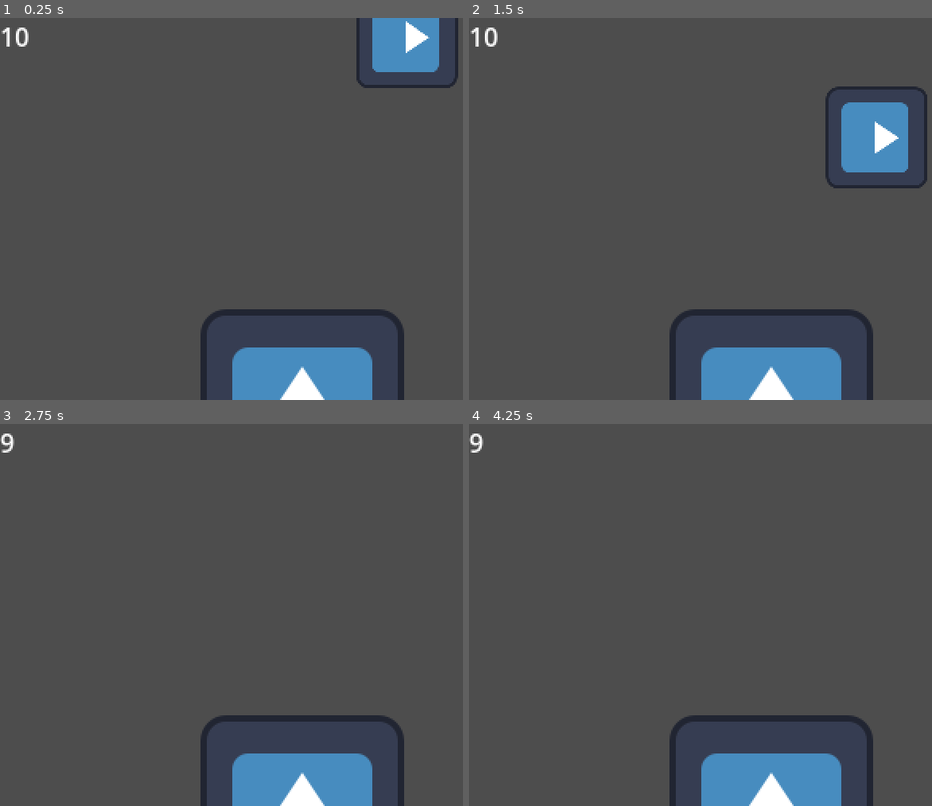
Above: before the commit, frames 1-4 (two rows, left to right).
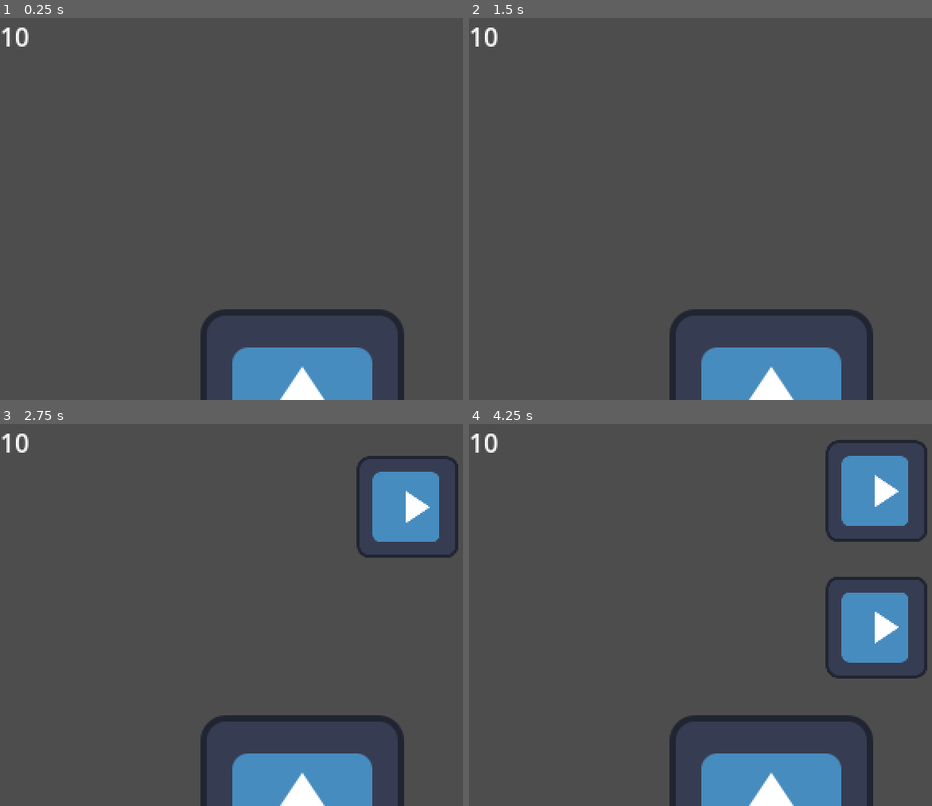
Above: after the commit, the same moments.

Repository: Sodaro/GMTKJam2024
Game: Godot game, scene res://world/world.tscn
Two runs of this game, one before a commit and one after it. Both use one fixed random seed, a clock stepped at 60 frames per second and the inputs below. The engine's default icon, where the game draws it, is replaced by a stand-in: a white triangle on a blue panel in a dark square.
Inputs:
- Up to frame 1 (0.25 s): no input
- Up to frame 2 (1.5 s): no input
- Up to frame 3 (2.75 s): no input
- Up to frame 4 (4.25 s): no input

The runs differ from the first frame. In frame 1, 2.4% of the frame differs, in the area x 76-99%, y 0-19%; in frame 2, 3.3%; in frame 3, 3.5%; in frame 4, 6.8%, in the area x 0-99%, y 2-67%.

Commit message:
Added WaveManager

Diff:
--- a/castle/castle_core.gd
+++ b/castle/castle_core.gd
@@ -6,13 +6,16 @@
 var _health: float = 10
 # Called when the node enters the scene tree for the first time.
 func _ready() -> void:
-	pass # Replace with function body.
+	%WaveManager.on_enemy_castle_reached.connect(_enemy_reached)
 
 
 # Called every frame. 'delta' is the elapsed time since the previous frame.
 func _process(delta: float) -> void:
 	pass
 
+func _enemy_reached(enemy: BaseEnemy) -> void:
+	take_damage(1.0)
+
 func take_damage(amount: float) -> void:
 	var old_amount: float = _health
 	_health -= amount
--- a/core/game_world.gd
+++ b/core/game_world.gd
@@ -11,4 +11,3 @@
 
 func _on_blob_enemy_reached_castle(damage: float) -> void:
 	%CastleCore.take_damage(damage)
-	pass # Replace with function body.
--- a/enemies/enemy_base.gd
+++ b/enemies/enemy_base.gd
@@ -3,7 +3,7 @@
 class_name BaseEnemy
 
 var health: float = 10.0
-signal reached_castle(damage: float)
+signal reached_castle(enemy: BaseEnemy)
 # Called when the node enters the scene tree for the first time.
 func _ready() -> void:
 	pass # Replace with function body.
@@ -12,7 +12,7 @@
 func _process(delta: float) -> void:
 	progress += delta * 50
 	if progress_ratio >= 1.0:
-		reached_castle.emit(1.0)
+		reached_castle.emit(self)
 		queue_free()
 
 func take_damage(amount: float) -> void:
--- /dev/null
+++ b/world/wave_manager.gd
@@ -0,0 +1,76 @@
+extends Node
+
+signal on_enemy_castle_reached(enemy : BaseEnemy)
+
+var _current_wave_number: int = 0
+var _enemies_to_spawn: int = 0
+var _current_spawn_interval: float = 0.0
+var _spawn_timer: float = 0.0
+
+var enemy_scene: Resource = load("res://enemies/blob_enemy.tscn")
+@export var enemy_path: Path2D
+
+# Enemy growth-related
+@export var start_enemies: int = 5
+@export var growth_rate: float = 0.2
+@export var difficulty_modifier: float = 1.0
+@export var randomness_factor: float = 0.1
+
+# Timing-related
+@export var max_spawn_time: float = 30.0
+@export var base_spawn_time: float = 10.0
+@export var spawn_time_scaling_factor: float = 0.1
+
+func restart() -> void:
+	_current_wave_number = 0
+	_enemies_to_spawn = 0
+	_current_spawn_interval = 0
+	_spawn_timer = 0
+
+func next_wave() -> void:
+	_current_wave_number += 1
+	_spawn_timer = 0
+	_enemies_to_spawn += _get_number_of_base_enemies(_current_wave_number)
+	_current_spawn_interval = _get_spawn_interval(_enemies_to_spawn, _current_wave_number)
+
+func _spawn_base_enemies() -> void:
+	var number_of_base_enemies: int = _get_number_of_base_enemies(_current_wave_number)
+	for index in range(number_of_base_enemies):
+		print("Enemy iteration: ", index)
+
+func _get_spawn_interval(enemies_count: int, wave_number: int) -> float:
+	var wave_spawn_time: float = base_spawn_time + (wave_number * spawn_time_scaling_factor)
+	wave_spawn_time = min(wave_spawn_time, max_spawn_time)
+	return wave_spawn_time / enemies_count
+
+func _get_number_of_base_enemies(wave_number: int) -> int:
+	var enemies = start_enemies * (1 + growth_rate * log(wave_number + 1)) * difficulty_modifier
+	enemies *= 1 + randf_range(-randomness_factor, randomness_factor)
+	return int(round(enemies))
+
+func _spawn_enemy():
+	if enemy_scene:
+		var enemy_instance : BaseEnemy = enemy_scene.instantiate()
+		enemy_instance.reached_castle.connect(_enemy_reached_castle)
+		enemy_path.add_child(enemy_instance)
+	else:
+		print("Enemy scene is not assigned!")
+
+func _try_spawn_enemies(delta: float) -> void:
+	if _enemies_to_spawn > 0:
+		_spawn_timer += delta
+
+		if _spawn_timer >= _current_spawn_interval:
+			_spawn_enemy()
+			_spawn_timer = 0.0
+			_enemies_to_spawn -= 1
+
+func _enemy_reached_castle(enemy : BaseEnemy) -> void:
+	on_enemy_castle_reached.emit(enemy)
+
+func _ready() -> void:
+	restart()
+	next_wave()
+
+func _process(delta: float) -> void:
+	_try_spawn_enemies(delta)
--- a/world/world.tscn
+++ b/world/world.tscn
@@ -1,8 +1,8 @@
 [gd_scene load_steps=5 format=3 uid="uid://cjv3obretvf5x"]
 
 [ext_resource type="Script" path="res://core/game_world.gd" id="1_qy8cf"]
-[ext_resource type="PackedScene" uid="uid://bli8m2ugwuown" path="res://enemies/blob_enemy.tscn" id="2_p725l"]
 [ext_resource type="PackedScene" uid="uid://cnjye1fb541he" path="res://castle/castle_core.tscn" id="3_g7xh2"]
+[ext_resource type="Script" path="res://world/wave_manager.gd" id="4_adcc8"]
 
 [sub_resource type="Curve2D" id="Curve2D_x7any"]
 _data = {
@@ -16,10 +16,6 @@
 [node name="Path2D" type="Path2D" parent="."]
 position = Vector2(201, -20)
 curve = SubResource("Curve2D_x7any")
-
-[node name="Blob Enemy" parent="Path2D" instance=ExtResource("2_p725l")]
-position = Vector2(55, 20)
-rotation = 1.5708
 
 [node name="CastleCore" parent="." instance=ExtResource("3_g7xh2")]
 unique_name_in_owner = true
@@ -41,5 +37,9 @@
 text = "10
 "
 
-[connection signal="reached_castle" from="Path2D/Blob Enemy" to="." method="_on_blob_enemy_reached_castle"]
+[node name="WaveManager" type="Node" parent="." node_paths=PackedStringArray("enemy_path")]
+unique_name_in_owner = true
+script = ExtResource("4_adcc8")
+enemy_path = NodePath("../Path2D")
+
 [connection signal="health_changed" from="CastleCore" to="." method="_on_castle_core_health_changed"]
